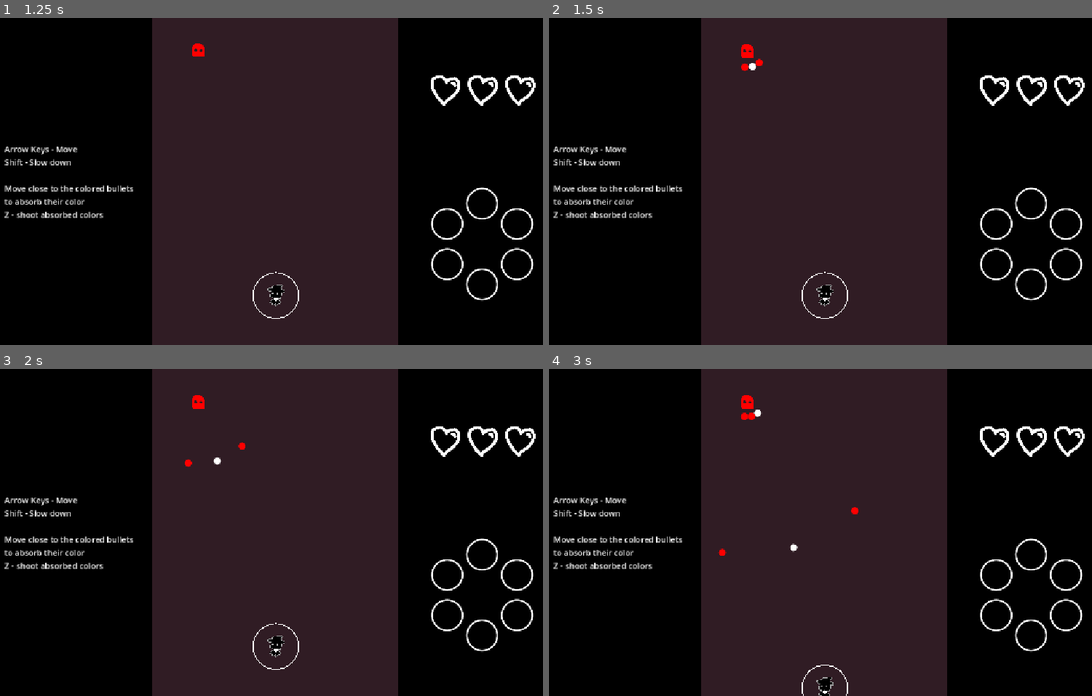
Above: before the commit, frames 1-4 (two rows, left to right).
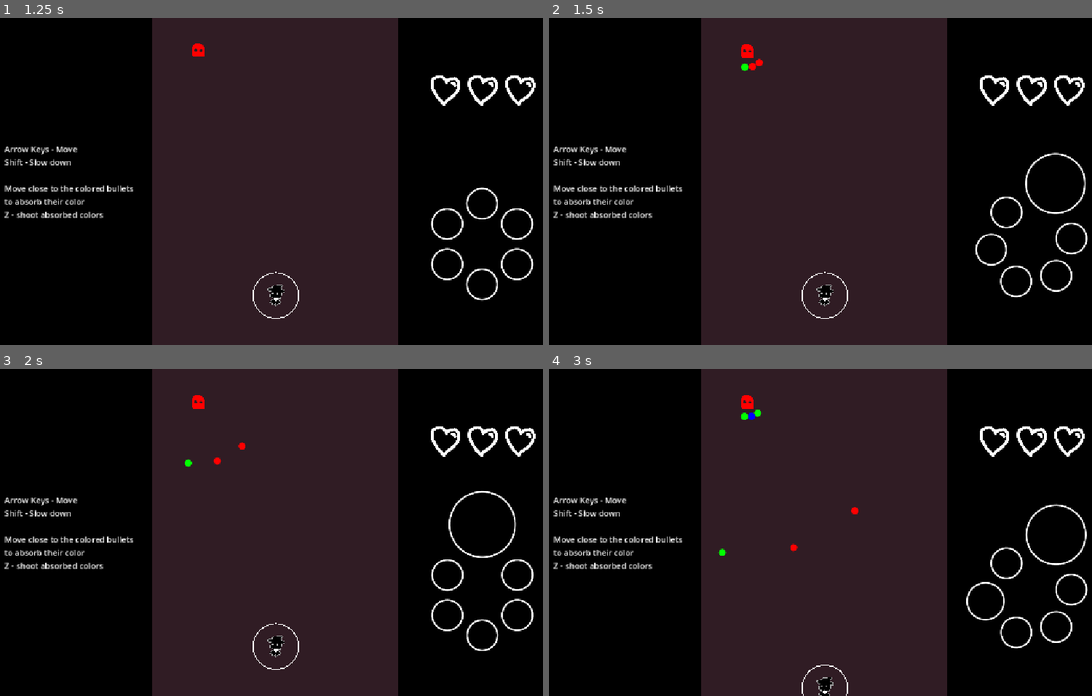
Above: after the commit, the same moments.

Repository: piksalchaos/bullet-hell
Game: Godot game, scene res://scenes/game.tscn
Two runs of this game, one before a commit and one after it. Both use one fixed random seed, a clock stepped at 60 frames per second and the inputs below.
Inputs:
- Up to frame 1 (1.25 s): click "BEGIN GAME" at 0.5 s
- Up to frame 2 (1.5 s): tap Enter at 1.25 s; hold S (switch_right) from 1.28 s (still down); hold Z (shoot) from 1.28 s (still down)
- Up to frame 3 (2 s): keep holding S (switch_right); keep holding Z (shoot)
- Up to frame 4 (3 s): release S (switch_right) at 2.03 s; release Z (shoot) at 2.03 s; hold Down (down) 2.03-2.78 s; tap Z (shoot) at 2.1 s; tap Space at 2.75 s; hold S (switch_right) from 2.78 s (still down); hold Shift (slow) from 2.78 s (still down)

Frame 1 is identical in both runs. In frame 2, 1.5% of the frame differs, in the area x 35-100%, y 13-87%; in frame 3, 0.7%; in frame 4, 1.6%, in the area x 31-100%, y 12-87%.

Commit message:
changed bullet absorber to only use primary colors
- visual display is now broken but ill fix that soon

Diff:
--- a/project.godot
+++ b/project.godot
@@ -17,7 +17,7 @@
 
 [autoload]
 
-GameProperties="*res://src/GameProperties.gd"
+Globals="*res://src/Globals.gd"
 SignalBus="*res://src/SignalBus.gd"
 
 [display]
--- a/scenes/bullets/ghost_bullet.gd
+++ b/scenes/bullets/ghost_bullet.gd
@@ -1,7 +1,7 @@
 extends Node2D
 
 @export var speed := 180.0
-@export var initial_color_id: GameProperties.COLOR_ID
+@export var initial_color_id: Globals.COLOR_ID
 @onready var color_component: ColorComponent = $ColorComponent
 
 func _ready() -> void:
--- a/scenes/bullets/player_bullet.gd
+++ b/scenes/bullets/player_bullet.gd
@@ -4,7 +4,7 @@
 const SPEED := 1500.0
 
 
-@export var initial_color_id: GameProperties.COLOR_ID
+@export var initial_color_id: Globals.COLOR_ID
 @onready var color_component: ColorComponent = $ColorComponent
 
 var damage := 1
@@ -16,8 +16,8 @@
 func _physics_process(delta: float) -> void:
 	position.y += sin(angle_direction) * SPEED * delta
 	position.x += cos(angle_direction) * SPEED * delta
-	if position.x < -RADIUS or position.x > GameProperties.STAGE_WIDTH + RADIUS \
-	or position.y < -RADIUS or position.y > GameProperties.STAGE_HEIGHT + RADIUS:
+	if position.x < -RADIUS or position.x > Globals.STAGE_WIDTH + RADIUS \
+	or position.y < -RADIUS or position.y > Globals.STAGE_HEIGHT + RADIUS:
 		queue_free()
 
 func _on_area_entered(area: HitboxComponent) -> void:
--- a/scenes/components/bullet_component.gd
+++ b/scenes/components/bullet_component.gd
@@ -7,9 +7,9 @@
 
 func _physics_process(_delta: float) -> void:
 	if parent.position.x < -offscreen_distance \
-	or parent.position.x > GameProperties.STAGE_WIDTH + offscreen_distance \
+	or parent.position.x > Globals.STAGE_WIDTH + offscreen_distance \
 	or position.y < -offscreen_distance \
-	or position.y > GameProperties.STAGE_HEIGHT + offscreen_distance:
+	or position.y > Globals.STAGE_HEIGHT + offscreen_distance:
 		parent.queue_free()
 
 func _on_area_entered(area: Player) -> void:
--- a/scenes/components/color_component.gd
+++ b/scenes/components/color_component.gd
@@ -1,19 +1,19 @@
 class_name ColorComponent extends Node
 
 const TWEEN_DURATION = 0.2
-@export var color_id: GameProperties.COLOR_ID:
+@export var color_id: Globals.COLOR_ID:
 	set = set_color_id
 @onready var parent = get_parent()
 
 var disabled = false
 
 func _ready():
-	parent.modulate = GameProperties.COLORS[color_id]
+	parent.modulate = Globals.COLORS[color_id]
 
 func set_color_id(new_color_id):
 	color_id = new_color_id
 	if parent:
-		parent.modulate = GameProperties.COLORS[new_color_id]
+		parent.modulate = Globals.COLORS[new_color_id]
 
 func disable() -> void:
 	disabled = true
--- a/scenes/components/hitbox_component.gd
+++ b/scenes/components/hitbox_component.gd
@@ -1,8 +1,8 @@
 class_name HitboxComponent extends Area2D
 
 @export var health_component: HealthComponent
-@export var color_id: GameProperties.COLOR_ID
+@export var color_id: Globals.COLOR_ID
 
-func hit(damage: int, bullet_color_id: GameProperties.COLOR_ID):
+func hit(damage: int, bullet_color_id: Globals.COLOR_ID):
 	if not health_component or color_id != bullet_color_id: return
 	health_component.attack(damage)
--- a/scenes/enemy_spawners/ghost_enemy_spawner.gd
+++ b/scenes/enemy_spawners/ghost_enemy_spawner.gd
@@ -9,5 +9,5 @@
 	enemy.position = Vector2(position.x, -100)
 	enemy.starting_position = position
 	enemy.exit_time = exit_time
-	GameProperties.enemy_container.add_child(enemy)
+	Globals.enemy_container.add_child(enemy)
 	enemy.tree_exited.connect(queue_free)
--- a/scenes/entities/enemies/ghost_enemy.gd
+++ b/scenes/entities/enemies/ghost_enemy.gd
@@ -8,7 +8,7 @@
 @onready var color_component: ColorComponent = $ColorComponent
 
 @export var starting_position: Vector2
-@export var initial_color_id: GameProperties.COLOR_ID
+@export var initial_color_id: Globals.COLOR_ID
 @export var exit_time: float = 8
 
 func _ready() -> void:
@@ -41,13 +41,14 @@
 	for i in 3:
 		var bullet = GHOST_BULLET.instantiate()
 		bullet.position = position
-		bullet.rotation = (GameProperties.player_position - position).angle() + PI*0.15*(i - 1)
-		bullet.initial_color_id = GameProperties.COLOR_ID.WHITE if white_bullet_index == i else GameProperties.COLOR_ID.RED
-		GameProperties.bullet_container.add_child(bullet)
+		bullet.rotation = (Globals.player_position - position).angle() + PI*0.15*(i - 1)
+		#bullet.initial_color_id = Globals.COLOR_ID.WHITE if white_bullet_index == i else Globals.COLOR_ID.RED
+		bullet.initial_color_id = randi_range(0, 5)
+		Globals.bullet_container.add_child(bullet)
 
 func _on_exit_timer_timeout() -> void:
 	var new_position = Vector2(
-		-100 if GameProperties.STAGE_WIDTH - position.x > GameProperties.STAGE_WIDTH*0.5 else GameProperties.STAGE_WIDTH + 100,
+		-100 if Globals.STAGE_WIDTH - position.x > Globals.STAGE_WIDTH*0.5 else Globals.STAGE_WIDTH + 100,
 		position.y + 40
 	)
 	change_position(new_position, func(): queue_free(), TWEEN_EXIT_DURATION, Tween.EASE_IN)
--- a/scenes/entities/enemies/ghost_enemy.tscn
+++ b/scenes/entities/enemies/ghost_enemy.tscn
@@ -11,6 +11,9 @@
 
 [node name="GhostEnemy" type="Node2D"]
 script = ExtResource("1_h5v6m")
+starting_position = null
+initial_color_id = null
+exit_time = null
 
 [node name="Sprite2D" type="Sprite2D" parent="."]
 scale = Vector2(0.3, 0.3)
@@ -18,6 +21,7 @@
 
 [node name="HitboxComponent" parent="." node_paths=PackedStringArray("health_component") instance=ExtResource("3_h2v7a")]
 health_component = NodePath("../HealthComponent")
+color_id = null
 
 [node name="CollisionShape2D2" type="CollisionShape2D" parent="HitboxComponent"]
 shape = SubResource("CircleShape2D_defa4")
@@ -26,6 +30,7 @@
 max_health = 2
 
 [node name="ColorComponent" parent="." instance=ExtResource("5_chsm8")]
+color_id = null
 
 [node name="BulletTimer" type="Timer" parent="."]
 wait_time = 1.5
--- a/scenes/entities/player/bullet_absorber.gd
+++ b/scenes/entities/player/bullet_absorber.gd
@@ -2,7 +2,11 @@
 
 const PLAYER_BULLET = preload("res://scenes/bullets/player_bullet.tscn")
 const MAX_COLOR_AMOUNT = 20
-var color_amounts: Dictionary = {}
+var color_amounts: Dictionary = {
+	Globals.COLOR_ID.RED: 0,
+	Globals.COLOR_ID.YELLOW: 0,
+	Globals.COLOR_ID.BLUE: 0
+}
 var selected_color_id := 0
 @onready var bullet_timer: Timer = $BulletTimer
 
@@ -11,18 +15,30 @@
 
 func _on_area_entered(bullet: Area2D) -> void:
 	var color_id = bullet.capture_color_id()
-	if color_id < 0 or color_id > 5: return
-	if color_amounts.has(color_id):
-		if color_amounts[color_id] < MAX_COLOR_AMOUNT:
-			color_amounts[color_id] = clampi(color_amounts[color_id] + 1, 0, MAX_COLOR_AMOUNT)
-			bullet.disable_color()
-	else:
-		if not color_amounts.has(selected_color_id):
-			selected_color_id = color_id
-			SignalBus.selected_color_changed.emit(selected_color_id)
-		color_amounts[color_id] = 1
-		bullet.disable_color()
+	var color_amounts_empty_before = true
+	for color_amount in color_amounts.values():
+		if color_amount > 0: color_amounts_empty_before = false
+	var color_ids_used = add_color_id_to_color_amounts(color_id)
+	if not color_ids_used.is_empty():
+		if color_amounts_empty_before:
+			SignalBus.selected_color_changed.emit(color_ids_used[0])
+	bullet.disable_color()
+
+func add_color_id_to_color_amounts(color_id: Globals.COLOR_ID) -> Array[Globals.COLOR_ID]:
+	var color_ids_used: Array[Globals.COLOR_ID] = []
+	if Globals.PRIMARY_COLORS.has(color_id):
+		if increment_primary_color_amount(color_id): color_ids_used.append(color_id)
+	elif Globals.SECONDARY_COLOR_MAP.has(color_id):
+		for primary_color_id in Globals.SECONDARY_COLOR_MAP[color_id]:
+			if increment_primary_color_amount(primary_color_id): color_ids_used.append(color_id)
+	return color_ids_used
+
+func increment_primary_color_amount(color_id: Globals.COLOR_ID) -> bool:
+	if not color_amounts.has(color_id) or color_amounts[color_id] >= MAX_COLOR_AMOUNT:
+		return false
+	color_amounts[color_id] += 1
 	SignalBus.color_amount_changed.emit(color_id, float(color_amounts[color_id]) / float(MAX_COLOR_AMOUNT))
+	return true
 
 func _input(event: InputEvent) -> void:
 	if event.is_action_pressed("switch_right"):
@@ -36,30 +52,24 @@
 		bullet_timer.stop()
 
 func switch_color(is_right: bool = true) -> void:
-	if color_amounts.size() <= 0: return
-	var color_id_count = GameProperties.COLOR_ID.size()
-	var id_offset = 1 if is_right else -1
-	var color_id_to_check = (selected_color_id + id_offset + color_id_count) % color_id_count
-	while not color_amounts.has(color_id_to_check):
-		color_id_to_check = (color_id_to_check + id_offset + color_id_count) % color_id_count
-	selected_color_id = color_id_to_check
+	var primary_color_index = Globals.PRIMARY_COLORS.find(selected_color_id)
+	var primary_color_count = Globals.PRIMARY_COLORS.size()
+	var offset = 1 if is_right else -1
+	selected_color_id = Globals.PRIMARY_COLORS[(primary_color_index + offset) % primary_color_count]
 	SignalBus.selected_color_changed.emit(selected_color_id)
 
 func shoot_bullet():
-	if not color_amounts.has(selected_color_id): return
+	if color_amounts[selected_color_id] <= 0: return
 	var bullet = PLAYER_BULLET.instantiate()
 	bullet.initial_color_id = selected_color_id
 	bullet.position = get_parent().position
-	GameProperties.bullet_container.add_child(bullet)
+	Globals.bullet_container.add_child(bullet)
 	color_amounts[selected_color_id] -= 1
 	if color_amounts[selected_color_id] <= 0:
-		color_amounts.erase(selected_color_id)
 		SignalBus.color_amount_changed.emit(selected_color_id, 0)
-		switch_color()
 		return
 	SignalBus.color_amount_changed.emit(selected_color_id, float(color_amounts[selected_color_id]) / float(MAX_COLOR_AMOUNT))
-
-
+	print(selected_color_id)
 
 func _on_bullet_timer_timeout() -> void:
 	shoot_bullet()
--- a/scenes/entities/player/player.gd
+++ b/scenes/entities/player/player.gd
@@ -22,9 +22,9 @@
 	var velocity = direction * (SLOW_SPEED if Input.is_action_pressed("slow") else SPEED) * delta
 	position += velocity
 
-	position.x = clampf(position.x, WIDTH, GameProperties.STAGE_WIDTH - WIDTH)
-	position.y = clampf(position.y, WIDTH, GameProperties.STAGE_HEIGHT - WIDTH)
-	GameProperties.update_player_position(position)
+	position.x = clampf(position.x, WIDTH, Globals.STAGE_WIDTH - WIDTH)
+	position.y = clampf(position.y, WIDTH, Globals.STAGE_HEIGHT - WIDTH)
+	Globals.update_player_position(position)
 
 func hit() -> void:
 	got_hit.emit()
--- a/scenes/game.gd
+++ b/scenes/game.gd
@@ -10,8 +10,8 @@
 var player_health = 0
 
 func _ready() -> void:
-	GameProperties.bullet_container = bullet_container
-	GameProperties.enemy_container = enemy_container
+	Globals.bullet_container = bullet_container
+	Globals.enemy_container = enemy_container
 
 func start_game():
 	player_health = max_player_health
--- a/scenes/gui/palette/palette.gd
+++ b/scenes/gui/palette/palette.gd
@@ -13,7 +13,7 @@
 func _ready() -> void:
 	SignalBus.color_amount_changed.connect(_on_color_amount_changed)
 	SignalBus.selected_color_changed.connect(_on_selected_color_changed)
-	for i in GameProperties.COLOR_ID.size() - 1:
+	for i in Globals.COLOR_ID.size() - 1:
 		var palette_color = PALETTE_COLOR.instantiate()
 		var angle = i * PI/3 - PI/2
 		palette_color.position = Vector2(cos(angle), sin(angle)) * CENTER_DISTANCE
@@ -25,7 +25,7 @@
 
 func _on_selected_color_changed(color_id):
 	var tween = get_tree().create_tween()
-	var color_count = GameProperties.COLOR_ID.size()
+	var color_count = Globals.COLOR_ID.size()
 	var cw_difference = (color_id - selected_color_id + color_count) % color_count
 	var ccw_difference = (selected_color_id - color_id + color_count) % color_count
 
--- a/scenes/gui/palette/palette_color.gd
+++ b/scenes/gui/palette/palette_color.gd
@@ -1,6 +1,6 @@
 extends Control
 
-@export var color_id: GameProperties.COLOR_ID
+@export var color_id: Globals.COLOR_ID
 @export var percentage := 0.0:
 	set = set_percentage
 @export var radius := 30.0:
--- a/src/GameProperties.gd
+++ b/src/Globals.gd
@@ -5,6 +5,11 @@
 
 enum COLOR_ID {RED, ORANGE, YELLOW, GREEN, BLUE, PURPLE, WHITE}
 const PRIMARY_COLORS: Array[COLOR_ID] = [COLOR_ID.RED, COLOR_ID.YELLOW, COLOR_ID.BLUE]
+const SECONDARY_COLOR_MAP: Dictionary = {
+	COLOR_ID.ORANGE: [COLOR_ID.RED, COLOR_ID.YELLOW],
+	COLOR_ID.GREEN: [COLOR_ID.YELLOW, COLOR_ID.BLUE],
+	COLOR_ID.PURPLE: [COLOR_ID.BLUE, COLOR_ID.RED]
+}
 const COLORS: Array[Color] = [
 	Color.RED, Color.ORANGE, Color.YELLOW, Color.GREEN, Color.BLUE, Color.PURPLE, Color.WHITE
 ]
--- a/src/SignalBus.gd
+++ b/src/SignalBus.gd
@@ -1,6 +1,6 @@
 extends Node
 
-signal bullet_captured(captured_position: Vector2, color_id: GameProperties.COLOR_ID)
+signal bullet_captured(captured_position: Vector2, color_id: Globals.COLOR_ID)
 
-signal color_amount_changed(color_id: GameProperties.COLOR_ID, percentage: float)
-signal selected_color_changed(color_id: GameProperties.COLOR_ID)
+signal color_amount_changed(color_id: Globals.COLOR_ID, percentage: float)
+signal selected_color_changed(color_id: Globals.COLOR_ID)
Not shown, changed: export_presets.cfg
Renamed: src/GameProperties.gd.uid -> src/Globals.gd.uid
